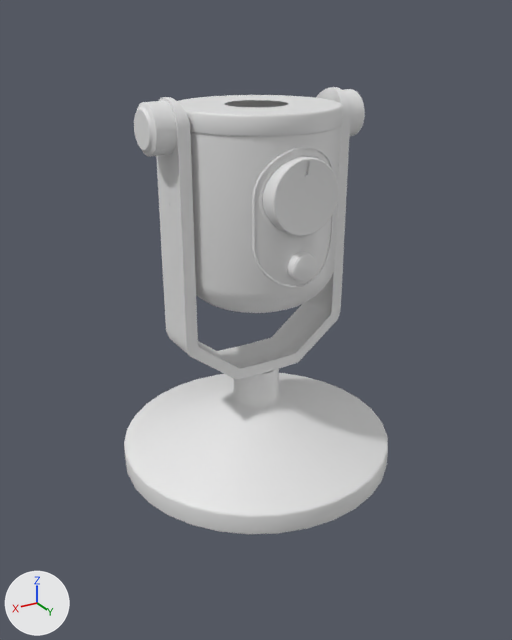
A saved change to the Blender file XYZ micro/microphone.blend.
Both versions are drawn from a 50 mm camera at (14.6, 24.3, 22.8) aimed at (0.1, 0.2, 10.7). Every picture has the same lights, and +X, +Y and +Z are marked at lower left.

Names of what the first picture shows: 'кнопка звука', 'корпус', 'крутилка', 'лафет', 'регулятор', 'рога'.
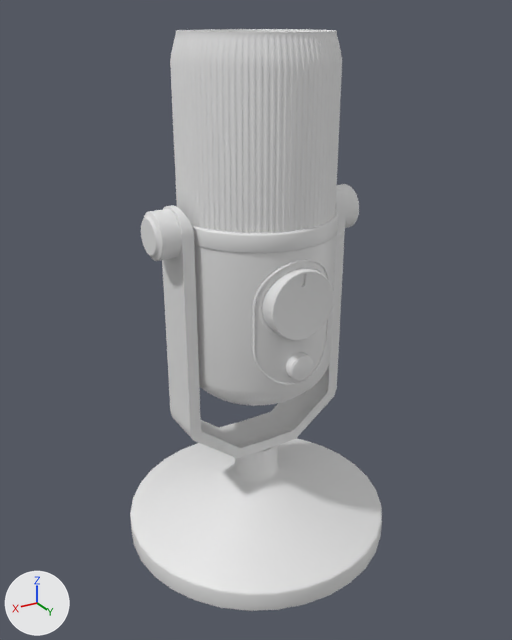
The change, as a list of edits to the scene's bpy script:
```text
Change me_circle_003:
    where me_circle_003.from_pydata(...)  # 417 vertices, 416 faces; spans x -6.07..6.07, y -6.07..6.07, z 4.01..8.49
    used by ob_лафет; location = (0.0, 0.0, 0.0)
    me_circle_003 part 1: the whole mesh is moved by (0.0, 0.0, -4.22)
Change me_cube_001:
    used by ob_рога; location = (0.0, 0.0, 9.51)
    remove me_cube_001.from_pydata(...)  # 96 vertices, 78 faces; spans x -3.82..0.0, y -1.0..0.0, z -1.0..10.56
    add me_cube_001.from_pydata(...)  # 330 vertices, 312 faces; spans x -3.82..3.82, y -1.0..1.0, z -5.22..6.34
    me_cube_001 part 2: 96 vertices removed from x -3.82..0.0, y -1.0..0.0, z -1.0..10.56; 330 vertices added at x -3.82..3.82, y -1.0..1.0, z -5.22..6.34
Change me_circle_005:
    where me_circle_005.from_pydata(...)  # 513 vertices, 448 faces, 32 loose edges; spans x -4.77..-3.14, y -0.95..0.95, z 18.07..19.97
    used by ob_крутилка; location = (0.0, 0.0, 0.0)
    me_circle_005 part 3: the loose piece of 417 vertices spanning x -4.77..-3.75, y -0.95..0.95, z 18.07..19.97 is moved by (0.0, 0.0, -4.22)
    me_circle_005 part 4: the loose piece of 417 vertices spanning x -4.77..-3.75, y -0.95..0.95, z 18.07..19.97 is copied, and the copy is mirrored in x about its middle, then moved by (8.52, 0.0, -4.22); it spans x 3.75..4.77, y -0.95..0.95, z 13.86..15.75
Change me_circle_006:
    where me_circle_006.from_pydata(...)  # 667 vertices, 656 faces; spans x -3.33..3.33, y -3.33..3.33, z 11.63..19.65
    used by ob_корпус; location = (0.0, 0.0, 0.0)
    me_circle_006 part 5: the whole mesh is moved by (0.0, 0.0, -4.22)
Change me_circle_001:
    where me_circle_001.from_pydata(...)  # 125 vertices, 114 faces, 4 loose edges; spans x -1.51..1.51, y 2.54..3.57, z 15.18..18.2
    used by ob_регулятор; location = (0.0, 0.0, 0.0)
    me_circle_001 part 6: the whole mesh is moved by (0.0, 0.0, -4.22)
Change me_circle_004:
    where me_circle_004.from_pydata(...)  # 161 vertices, 160 faces; spans x -0.603..0.603, y 2.633..3.686, z 13.433..14.639
    used by ob_кнопка_звука; location = (0.0, 0.0, 0.0)
    me_circle_004 part 7: the whole mesh is moved by (0.0, 0.0, -4.217)
Add me_plane:
    me_plane.from_pydata(...)  # 5340 vertices, 5073 faces; spans x -3.21..3.21, y -3.21..3.21, z 15.34..22.25
    me_plane.polygons.foreach_set('use_smooth', [True] * 5073)
Change ob_лафет:
    ob_лафет.location: (0.0, 0.0, 0.0) -> (0.0, 0.0, 0.26)
Change ob_рога:
    remove _m = ob_рога.modifiers.new('Mirror', 'MIRROR')
    remove _m.use_axis = (True, True, False)
    ob_рога.location: (0.0, 0.0, 9.51) -> (0.0, 0.0, 9.78)
Change ob_крутилка:
    remove _m = ob_крутилка.modifiers.new('Mirror', 'MIRROR')
    ob_крутилка.location: (0.0, 0.0, 0.0) -> (0.0, 0.0, 0.26)
Add ob_голова:
    ob_голова = bpy.data.objects.new('голова', me_plane)
    ob_голова.location = (0.0, 0.0, 0.0)
```

What differs and where, as boxes (x1, y1, x2, y2) in the pictures (512 x 640 px; the box of a moved part takes in the faces that stretch with it):
'лафет', moved: before (124, 369, 388, 535); after (130, 438, 382, 611)
'корпус', mesh moved: before (177, 95, 343, 313); after (192, 210, 338, 406)
'голова', added: after (170, 29, 342, 233)
'рога', reshaped, moved, modifiers changed (7% shorter): before (156, 87, 351, 379); after (162, 187, 346, 458)
'регулятор', mesh moved: before (263, 156, 338, 236); after (262, 268, 333, 341)
'крутилка', reshaped, moved, modifiers changed (13% taller): before (134, 89, 365, 157); after (141, 184, 359, 261)
'кнопка звука', mesh moved: before (287, 251, 317, 282); after (285, 352, 314, 381)
part 3 of me_circle_005, moved or reshaped: before (134, 89, 365, 157); after (337, 184, 359, 228)
part 4 of me_circle_005, added: after (141, 209, 182, 261)
